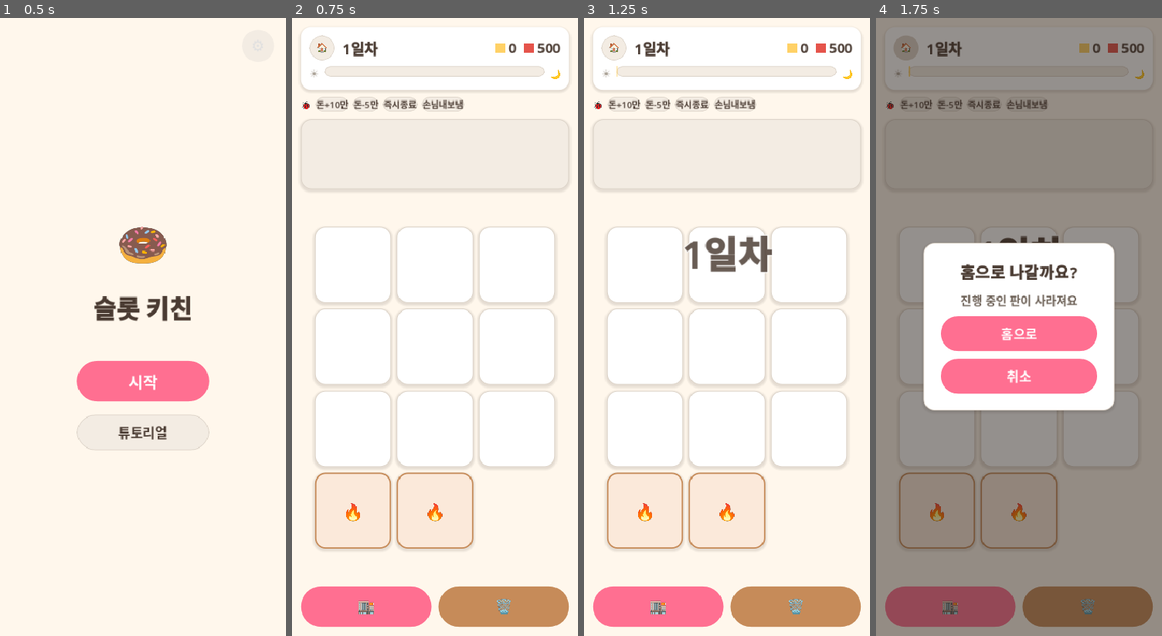
Above: before the commit, frames 1-4 (left to right).
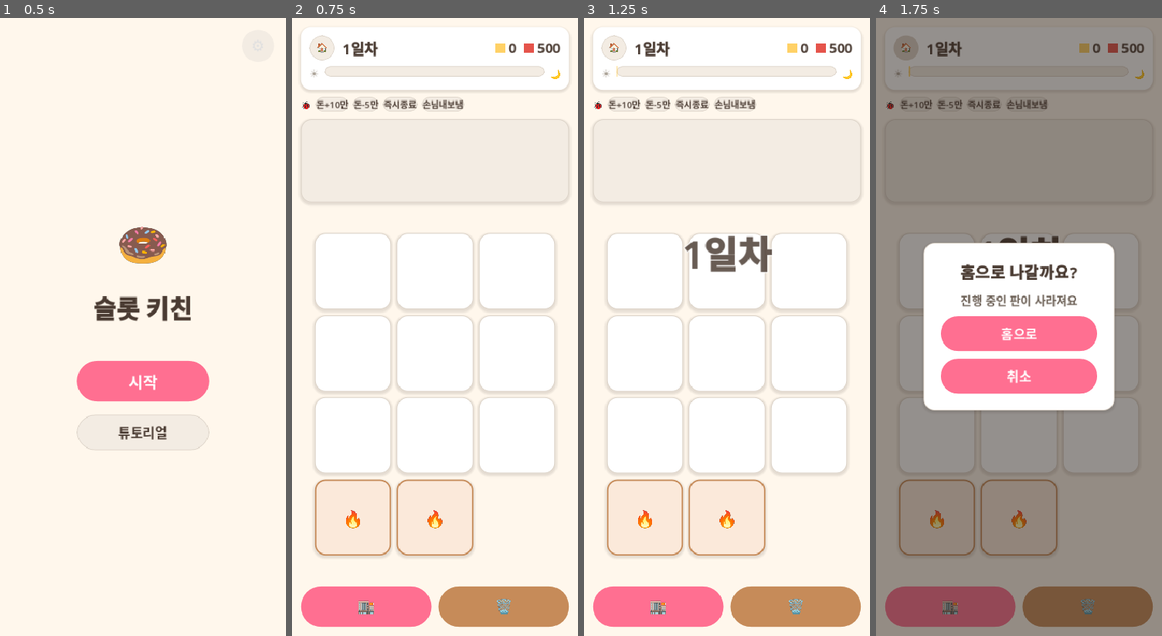
Above: after the commit, the same moments.

Repository: yellyB/game-slot-kitchen
Game: Godot game, scene res://scenes/Main.tscn
Two runs of this game, one before a commit and one after it. Both use one fixed random seed, a clock stepped at 60 frames per second and the inputs below. Sound files missing from this copy of the repository are replaced by a short silence.
Inputs:
- Up to frame 1 (0.5 s): no input
- Up to frame 2 (0.75 s): click "시작" at 0.5 s
- Up to frame 3 (1.25 s): no input
- Up to frame 4 (1.75 s): click "🏠" at 1.25 s

Frame 1 is identical in both runs. In frame 2, 5.2% of the frame differs, in the area x 2-98%, y 26-88%; in frame 3, 5.2%; in frame 4, 1.0%.

Commit message:
손님 대기칸 높이 고정: 최소높이를 꽉 찬 기준(114)으로 → 손님 등장 시 흔들림 제거
Co-Authored-By: Claude Opus 4.8 (1M context) <noreply@anthropic.com>

Diff:
--- a/scripts/main.gd
+++ b/scripts/main.gd
@@ -291,7 +291,9 @@
 func _build_customer_queue() -> Control:
   var panel := PanelContainer.new()
   panel.add_theme_stylebox_override("panel", UI.card(Palette.COCOA_100, Palette.COCOA_200))
-  panel.custom_minimum_size = Vector2(0, 96)
+  # 손님 유무·종류와 무관하게 높이 고정 — 꽉 찬 기준(카드 92 + 여백 20 + 테두리 2).
+  # 최소높이가 이보다 작으면 손님 등장 시 패널이 늘어나 화면이 흔들림.
+  panel.custom_minimum_size = Vector2(0, 114)
 
   var pad := MarginContainer.new()
   for side in ["left", "right", "top", "bottom"]:
